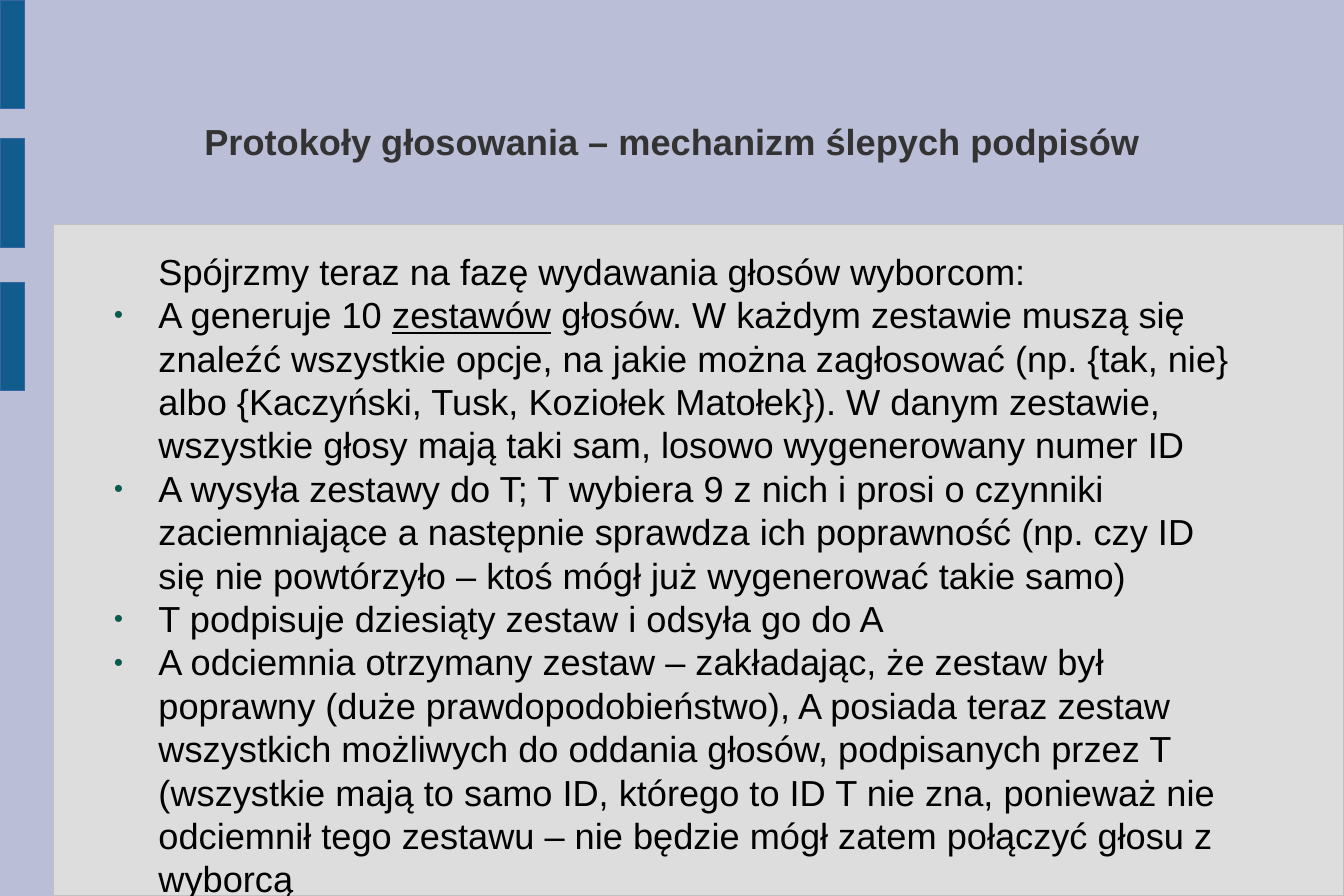
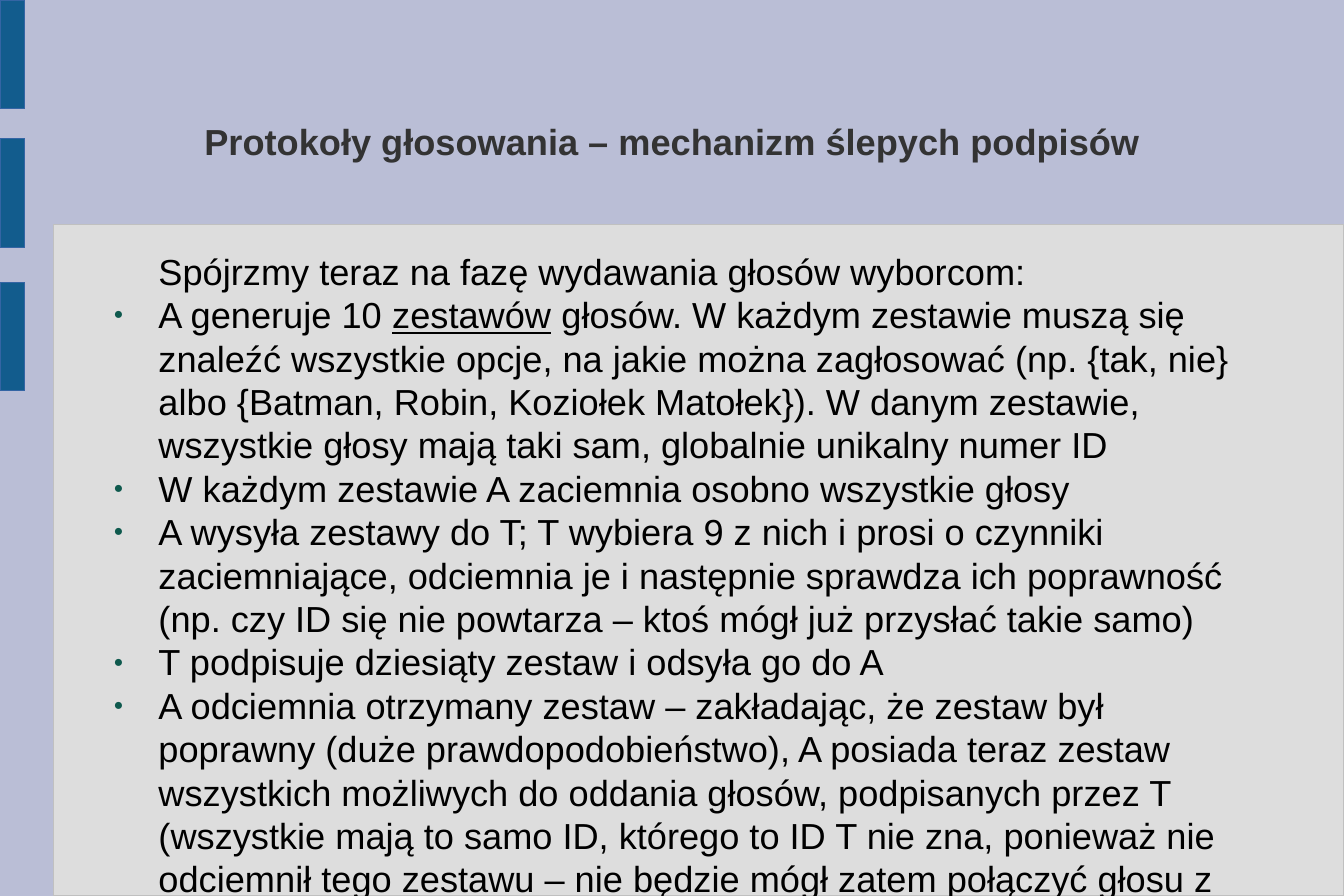
Before and after one commit to abhay123lp/internetvotingsystem, a slide deck: slide 16 of Tutorial/2. Protokoly (dla zainteresowanych).odp. Drawn at 1344x896 pixels with LibreOffice and Linux fonts; fonts in the diff are those of the drawing. Boxes give left, top, right and bottom in pixels: in the first picture for what was removed or moved away, otherwise in the second. Text is boxed around its words. In the diff, an @@ line names an element or a change of style, - is before the commit and + after.

```diff
--- a/Tutorial/2. Protokoly (dla zainteresowanych).odp
+++ b/Tutorial/2. Protokoly (dla zainteresowanych).odp
@@ text at bbox=[158, 301, 1228, 639]: text changed @@
-● A generuje 10 zestawów głosów. W każdym zestawie muszą się znaleźć wszystkie opcje, na jakie można zagłosować (np. {tak, nie} albo {Kaczyński, Tusk, Koziołek Matołek}). W danym zestawie, wszystkie głosy mają taki sam, losowo wygenerowany numer ID
-● A wysyła zestawy do T; T wybiera 9 z nich i prosi o czynniki zaciemniające a następnie sprawdza ich poprawność (np. czy ID się nie powtórzyło – ktoś mógł już wygenerować takie samo)
+● A generuje 10 zestawów głosów. W każdym zestawie muszą się znaleźć wszystkie opcje, na jakie można zagłosować (np. {tak, nie} albo {Batman, Robin, Koziołek Matołek}). W danym zestawie, wszystkie głosy mają taki sam, globalnie unikalny numer ID
+● W każdym zestawie A zaciemnia osobno wszystkie głosy
+● A wysyła zestawy do T; T wybiera 9 z nich i prosi o czynniki zaciemniające, odciemnia je i następnie sprawdza ich poprawność (np. czy ID się nie powtarza – ktoś mógł już przysłać takie samo)
```
Also in this commit, not shown: 4 other slides changed.
